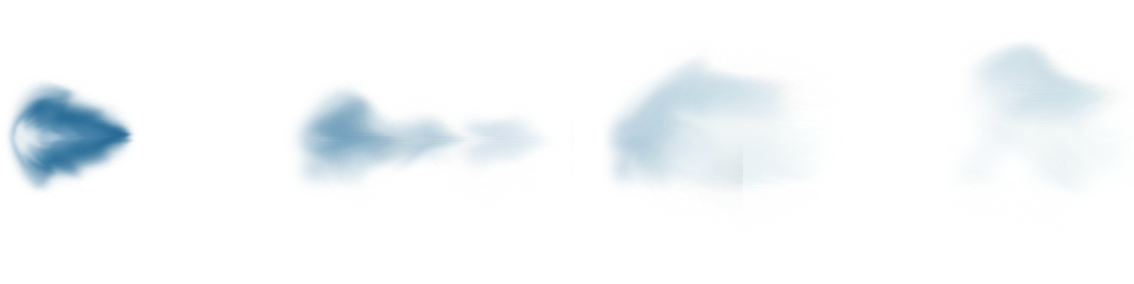
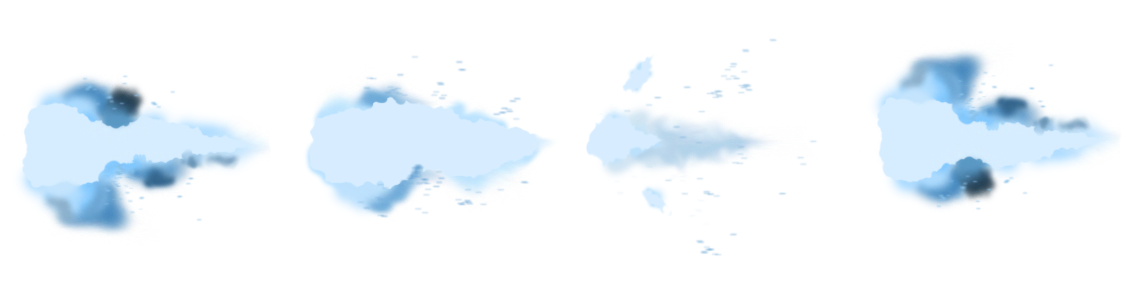
Comparing the layer stacks of the two 1134×284 images. Changes:
hid "Layer 1 copy 3" over (x1=886, y1=36, x2=1134, y2=216)
hid "Layer 1 copy 2" over (x1=571, y1=38, x2=832, y2=247)
hid "Layer 1 copy" over (x1=288, y1=60, x2=556, y2=218)
renamed "Layer 1" to "MuzzleFlash copy", hid it, painted on it over (x1=4, y1=36, x2=1134, y2=257)
added group "MuzzleFlash 12" with 3 layers above "MuzzleFlash 1 copy" over (x1=302, y1=55, x2=556, y2=218)
added layer "Layer 13" in group "MuzzleFlash 12" over (x1=356, y1=55, x2=530, y2=218)
added layer "Layer 11" in group "MuzzleFlash 12" over (x1=308, y1=96, x2=556, y2=190)
added layer "Layer 12" in group "MuzzleFlash 12" over (x1=302, y1=62, x2=546, y2=218)
added group "MuzzleFlash 1 copy" with 4 layers above "MuzzleFlash 1 copy 2" over (x1=586, y1=38, x2=832, y2=257)
added layer "Layer 17" in group "MuzzleFlash 1 copy" over (x1=613, y1=38, x2=832, y2=257)
added group "MuzzleFlash 1 copy 2" with 6 layers above "MuzzleFlash 1" over (x1=870, y1=36, x2=1122, y2=212)
added layer "Layer 5" (1st of 2, in "MuzzleFlash 1 copy 2") in group "MuzzleFlash 1 copy 2" over (x1=870, y1=85, x2=1102, y2=202)
added layer "Layer 6" (1st of 2, in "MuzzleFlash 1 copy 2") in group "MuzzleFlash 1 copy 2" over (x1=870, y1=51, x2=1101, y2=206)
added layer "Layer 7" (1st of 2, in "MuzzleFlash 1 copy 2") in group "MuzzleFlash 1 copy 2" over (x1=891, y1=36, x2=1071, y2=212)
added group "MuzzleFlash 1" with 6 layers above "Layer 0" over (x1=4, y1=73, x2=271, y2=239)
added layer "Layer 5" (2nd of 2, in "MuzzleFlash 1") in group "MuzzleFlash 1" over (x1=4, y1=83, x2=251, y2=200)
added layer "Layer 8" (2nd of 2, in "MuzzleFlash 1") in group "MuzzleFlash 1" over (x1=25, y1=114, x2=271, y2=210)
added layer "Layer 6" (2nd of 2, in "MuzzleFlash 1") in group "MuzzleFlash 1" over (x1=8, y1=79, x2=250, y2=234)
added layer "Layer 7" (2nd of 2, in "MuzzleFlash 1") in group "MuzzleFlash 1" over (x1=36, y1=73, x2=220, y2=239)
…and 9 more changes (8 added, 1 removed)
